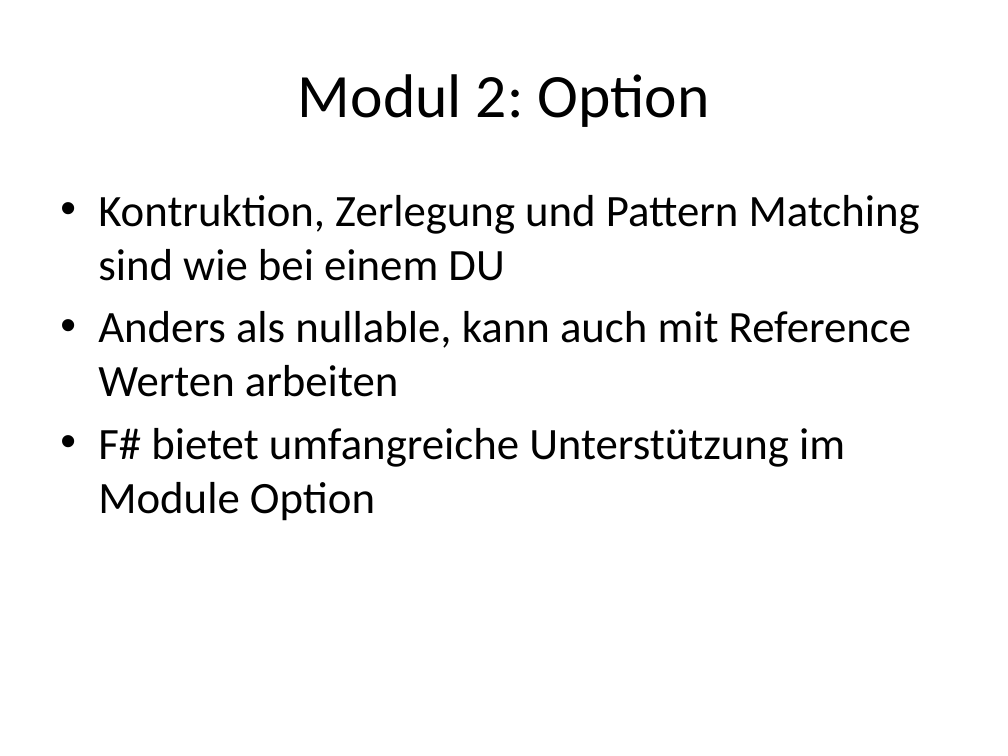
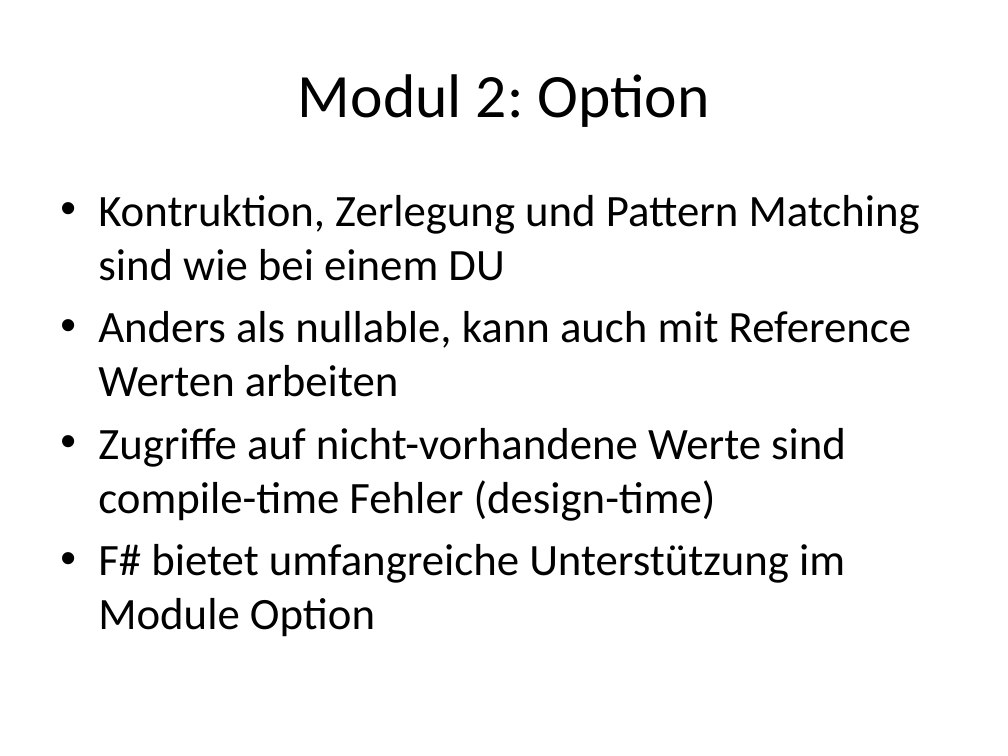
Before and after one commit to nasserbrake/Spartakiade2017, a slide deck: slide 57 of FSharp.pptx. Drawn at 1008x756 pixels with LibreOffice and Linux fonts; fonts in the diff are those of the drawing. Boxes give left, top, right and bottom in pixels: in the first picture for what was removed or moved away, otherwise in the second. Text is boxed around its words. In the diff, an @@ line names an element or a change of style, - is before the commit and + after.

Commit message:
Some more Option.

```diff
--- a/FSharp.pptx
+++ b/FSharp.pptx
@@ text at [98, 428, 846, 521]: paragraph added @@
+• Zugriffe auf nicht-vorhandene Werte sind compile-time Fehler (design-time)
```
Also in this commit, not shown: 1 other slide changed, 1 slide added, 3 other files.
